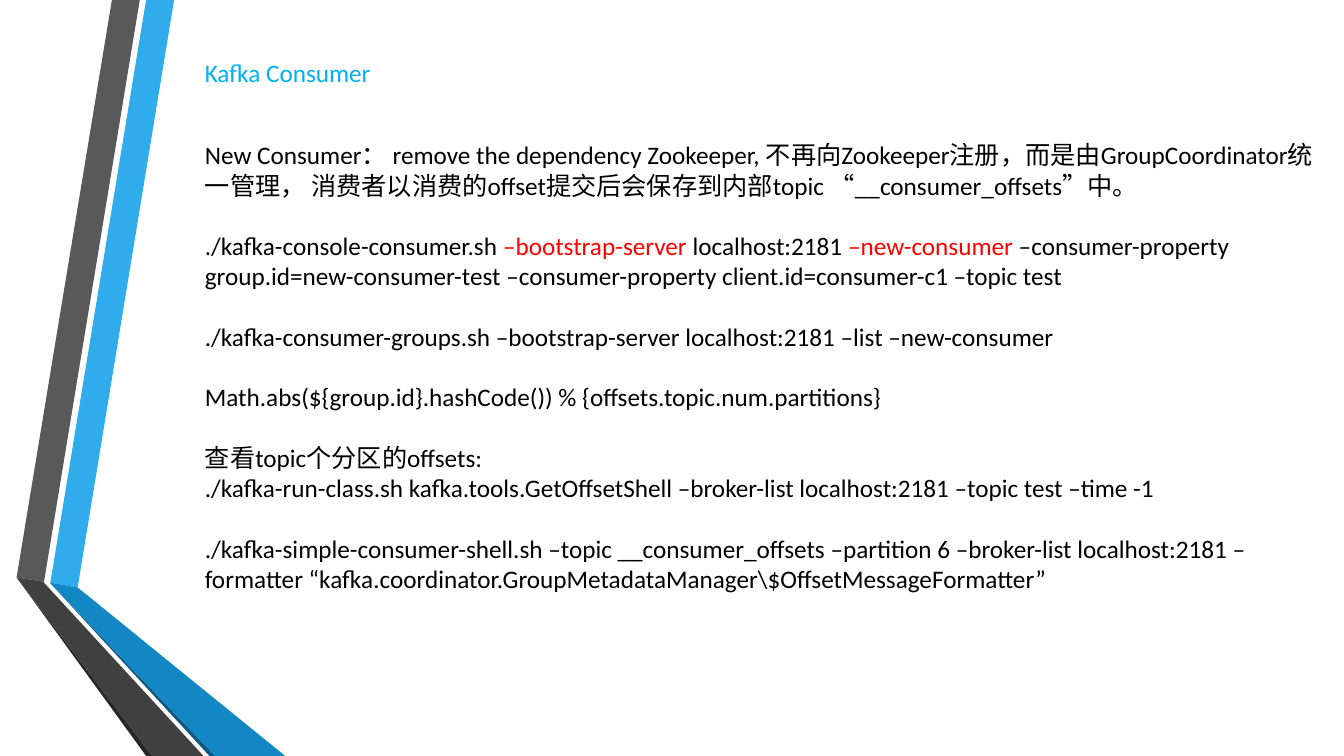
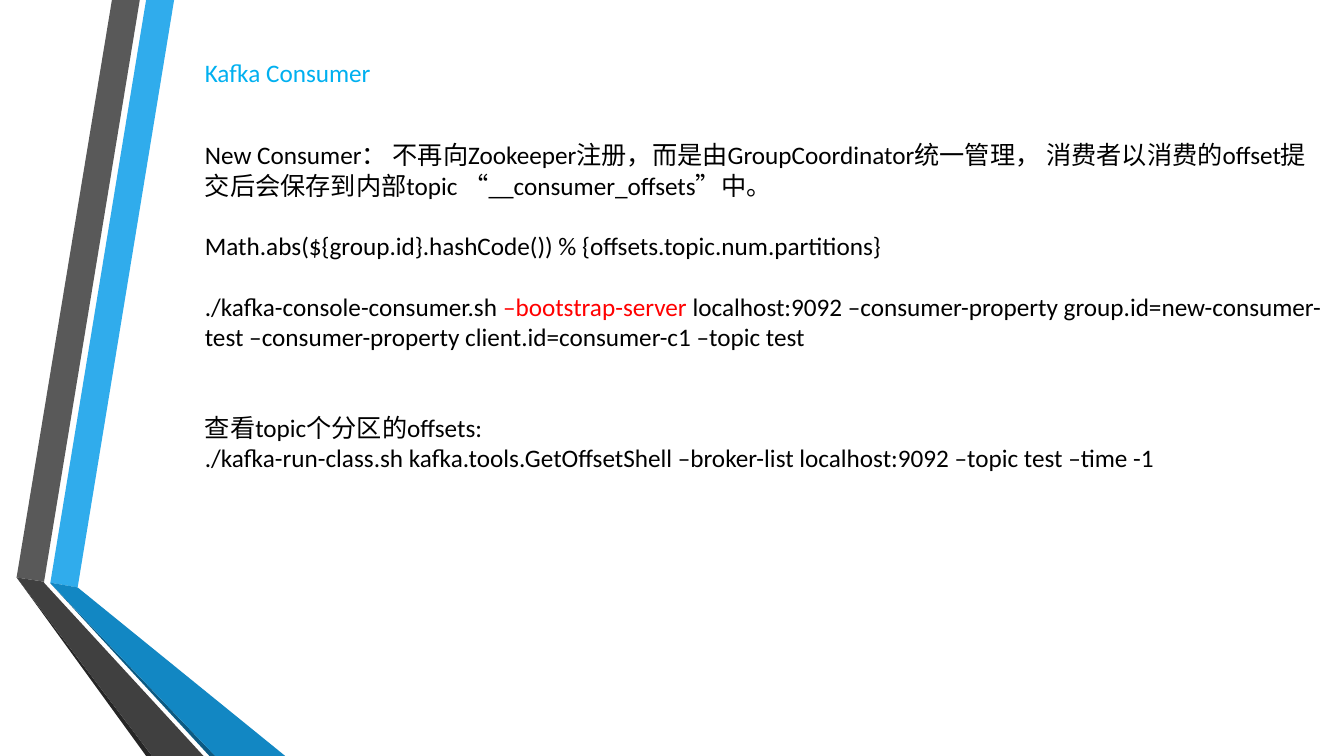
Before and after one commit to RobertLii/Tutorials, a slide deck: slide 52 of Kafka introduction.pptx. Drawn at 1344x756 pixels with LibreOffice and Linux fonts; fonts in the diff are those of the drawing; background and template pictures are left out. Boxes give left, top, right and bottom in pixels: in the first picture for what was removed or moved away, otherwise in the second. Text is boxed around its words. In the diff, an @@ line names an element or a change of style, - is before the commit and + after.

```diff
--- a/Kafka introduction.pptx
+++ b/Kafka introduction.pptx
@@ text at <box>205,142,1306,199</box>: text changed @@
-New Consumer： remove the dependency Zookeeper, 不再向Zookeeper注册，而是由GroupCoordinator统一管理， 消费者以消费的offset提交后会保存到内部topic “__consumer_offsets”中。
-./kafka-console-consumer.sh –bootstrap-server localhost:2181 –new-consumer –consumer-property group.id=new-consumer-test –consumer-property client.id=consumer-c1 –topic test
-./kafka-consumer-groups.sh –bootstrap-server localhost:2181 –list –new-consumer
+New Consumer： 不再向Zookeeper注册，而是由GroupCoordinator统一管理， 消费者以消费的offset提交后会保存到内部topic “__consumer_offsets”中。
@@ text at <box>205,298,1321,350</box>: paragraph added @@
+./kafka-console-consumer.sh –bootstrap-server localhost:9092 –consumer-property group.id=new-consumer-test –consumer-property client.id=consumer-c1 –topic test
@@ text at <box>205,449,1153,471</box>: text changed @@
-./kafka-run-class.sh kafka.tools.GetOffsetShell –broker-list localhost:2181 –topic test –time -1
-./kafka-simple-consumer-shell.sh –topic __consumer_offsets –partition 6 –broker-list localhost:2181 –formatter “kafka.coordinator.GroupMetadataManager\$OffsetMessageFormatter”
+./kafka-run-class.sh kafka.tools.GetOffsetShell –broker-list localhost:9092 –topic test –time -1
```
Also in this commit, not shown: 4 other slides changed, 25 other files.
